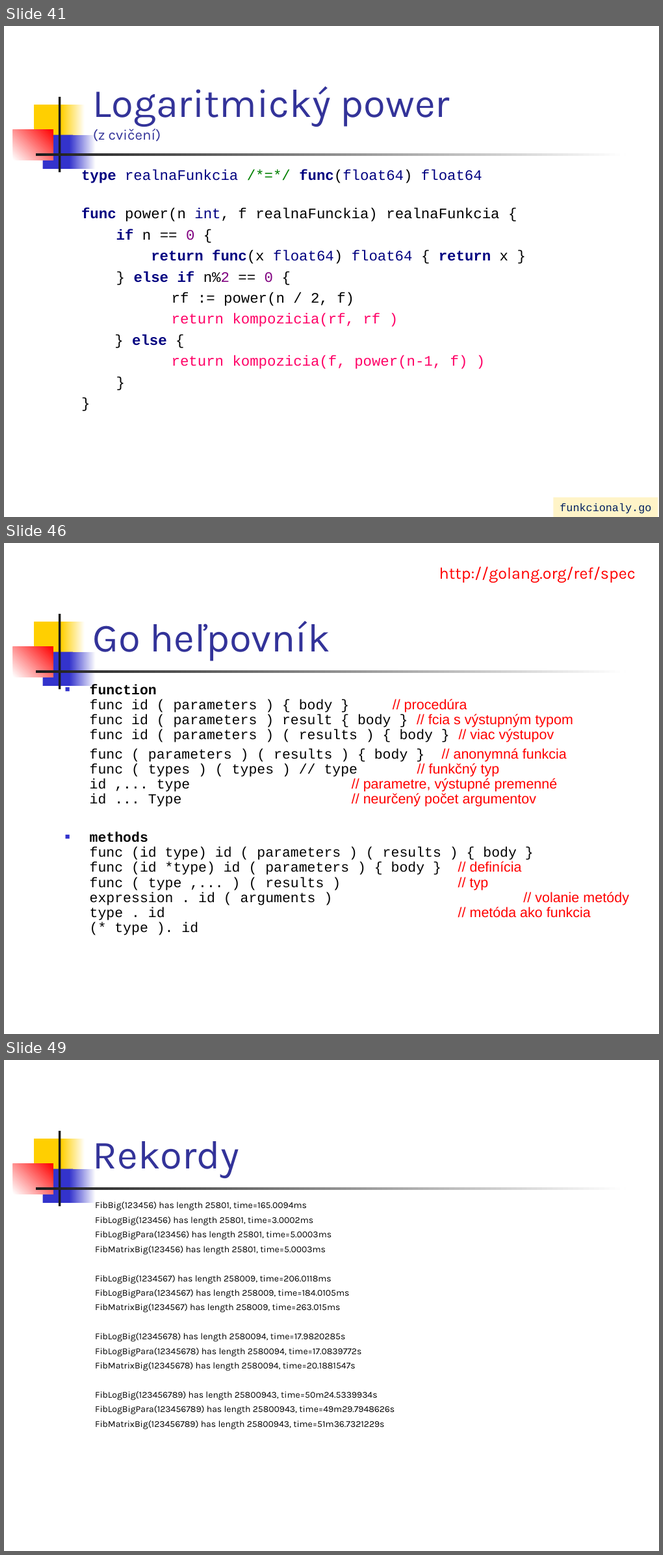
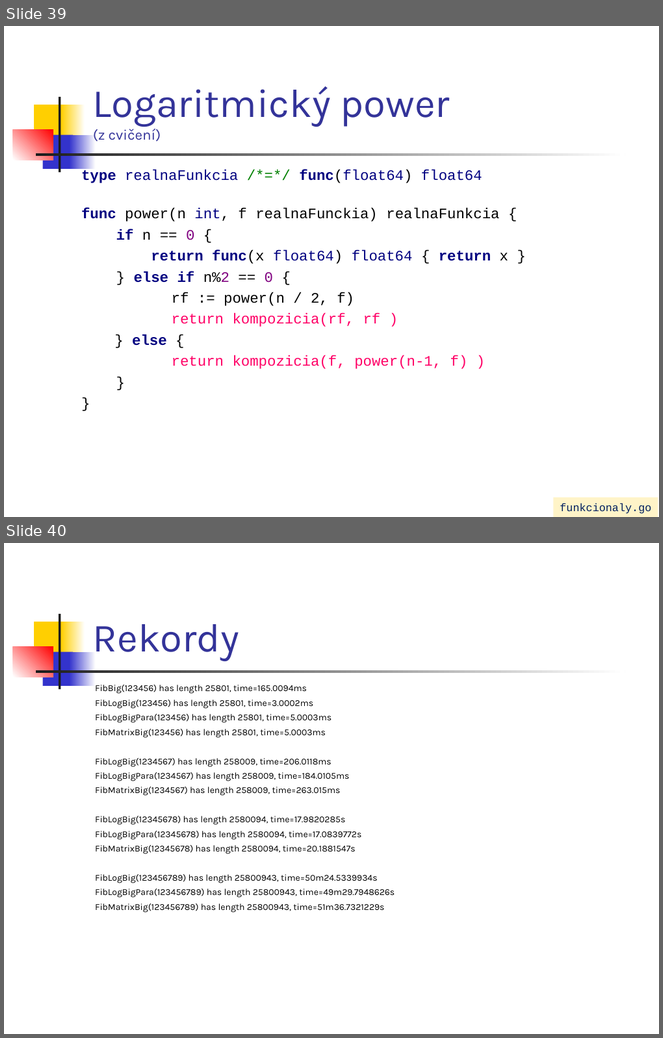
Before and after one commit to paradigmy/Prednasky, a slide deck: 02/go1.ppt. Shown one above the other, each under a label of ours: slides 41, 46 and 49 before the commit, slides 39 and 40 after it; the slides between them are not shown. The pictures are 663x1555 and 663x1038 pixels, drawn with LibreOffice and Linux fonts; fonts in the diff are those of the drawing. Boxes give left, top, right and bottom in pixels: in the first picture for what was removed or moved away, otherwise in the second. Text is boxed around its words. In the diff, an @@ line names an element or a change of style, - is before the commit and + after.

```diff
--- a/02/go1.ppt
+++ b/02/go1.ppt
@@ slide 46 removed at [4,543,659,1034], background #FFFFFF; not listed: 7 template elements that a slide beside it also shows @@
@@ text removed at [440,566,636,583] @@
-http://golang.org/ref/spec
@@ title removed at [93,621,330,661] @@
-Go heľpovník
@@ text removed at [90,685,629,936] @@
-■ function
-  func id ( parameters ) { body } // procedúra
-  func id ( parameters ) result { body } // fcia s výstupným typom
-  func id ( parameters ) ( results ) { body } // viac výstupov
-func ( parameters ) ( results ) { body } // anonymná funkcia
-func ( types ) ( types ) // type // funkčný typ
-id ,... type // parametre, výstupné premenné
-id ... Type // neurčený počet argumentov
-■ methods
-  func (id type) id ( parameters ) ( results ) { body }
-  func (id *type) id ( parameters ) { body } // definícia
-  func ( type ,... ) ( results ) // typ
-  expression . id ( arguments ) // volanie metódy
-  type . id // metóda ako funkcia
-  (* type ). id
@@ what was slide 41 is now slide 39 @@
@@ what was slide 49 is now slide 40 @@
```
Also in this commit, not shown: 5 slides changed, 8 other slides removed, 3 other files.
